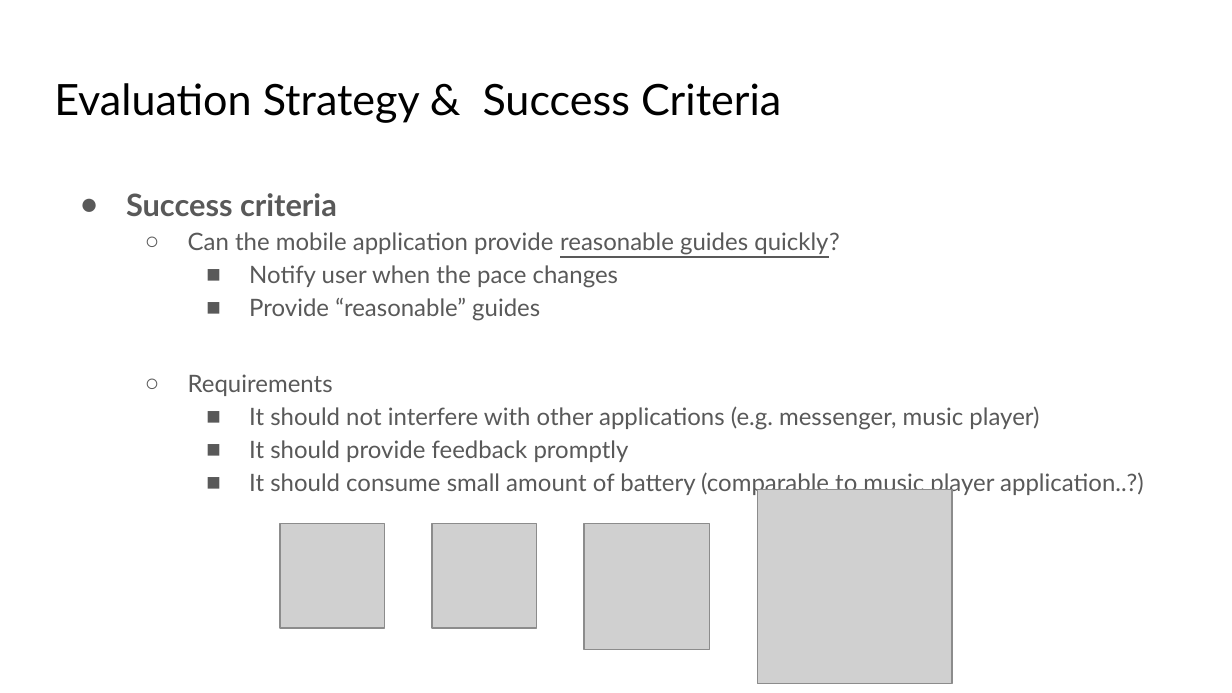
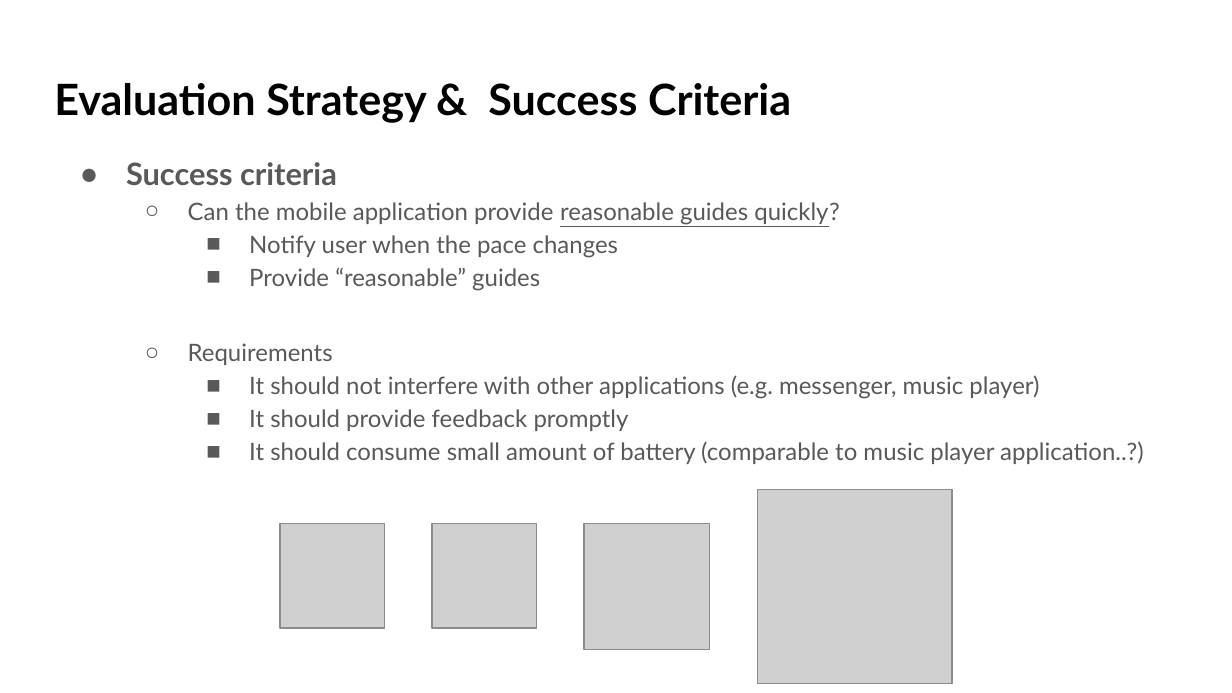
Before and after one commit to crazyboy9103/2021_2_MCA_team7, a slide deck: slide 12 of Project Proposal.pptx (slide 13 before the commit). Drawn at 1232x693 pixels with LibreOffice and Linux fonts; fonts in the diff are those of the drawing; grey boxes stand for pictures. Boxes give left, top, right and bottom in pixels: in the first picture for what was removed or moved away, otherwise in the second. Text is boxed around its words. In the diff, an @@ line names an element or a change of style, - is before the commit and + after.

```diff
--- a/Project Proposal.pptx
+++ b/Project Proposal.pptx
@@ title "Evaluation Strategy & Success Criteria" at [54,83,791,123]: bold on @@
@@ text "Success criteria": place and size @@
-text "Success criteria" at [126,193,1144,497]
+text "Success criteria" at [126,162,1144,464]
```
Also in this commit, not shown: 11 other slides changed, 2 slides added, 1 slide removed, 1 other file.
